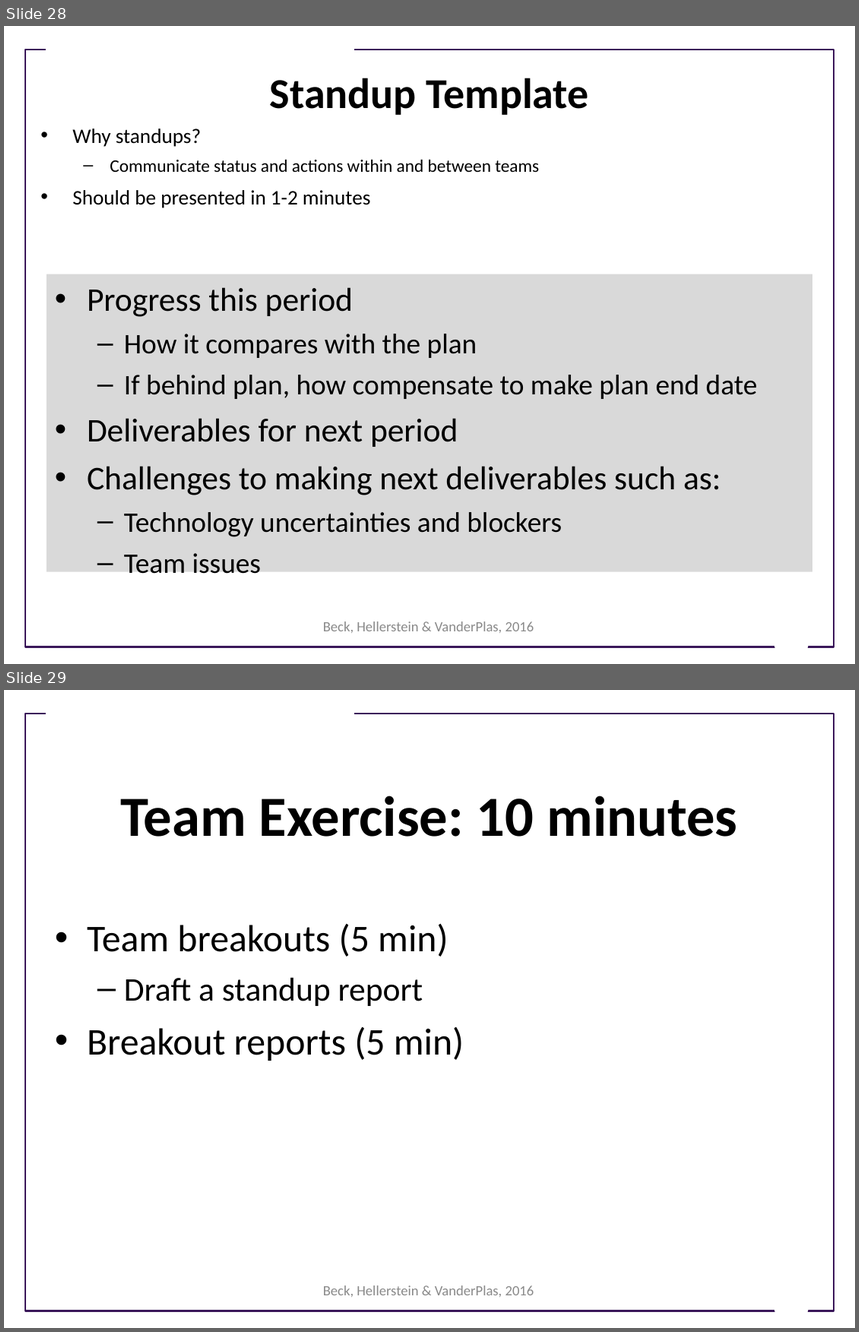
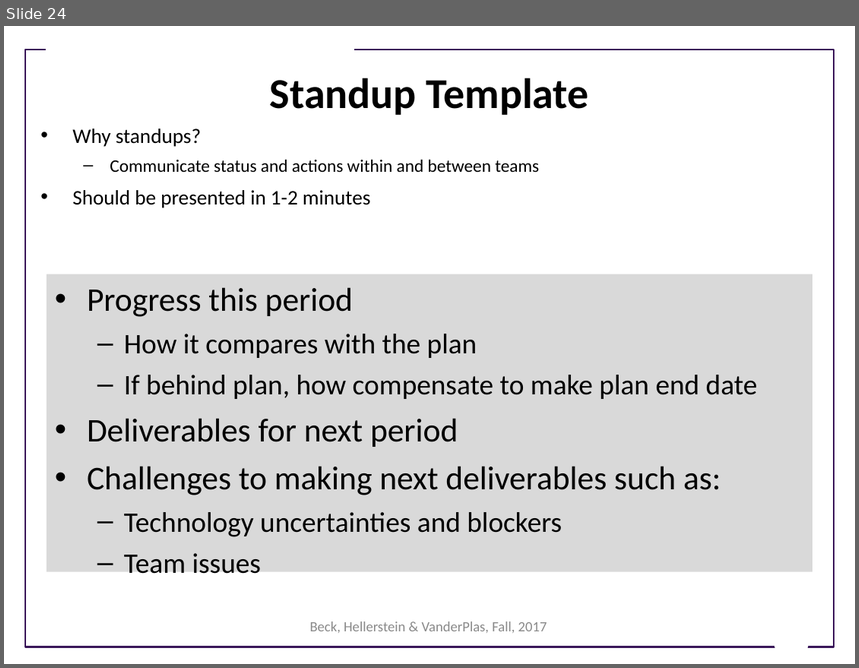
Before and after one commit to UWSEDS/LectureNotes, a slide deck: Working-in-Teams.ppt. Shown one above the other, each under a label of ours: slides 28 and 29 before the commit, slide 24 after it. The pictures are 859x1332 and 859x668 pixels, drawn with LibreOffice and Linux fonts; fonts in the diff are those of the drawing; background and template pictures are left out. Boxes give left, top, right and bottom in pixels: in the first picture for what was removed or moved away, otherwise in the second. Text is boxed around its words. In the diff, an @@ line names an element or a change of style, - is before the commit and + after.

Commit message:
Add team building

```diff
--- a/Working-in-Teams.ppt
+++ b/Working-in-Teams.ppt
@@ slide 29 removed at [4, 690, 855, 1328], background #FFFFFF; not listed: 3 template elements that a slide beside it also shows @@
@@ title removed at [120, 796, 737, 837] @@
-Team Exercise: 10 minutes
@@ text removed at [87, 923, 464, 1061] @@
-• Team breakouts (5 min)
-  – Draft a standup report
-• Breakout reports (5 min)
@@ text removed at [323, 1286, 534, 1297] @@
-Beck, Hellerstein & VanderPlas, 2016
@@ what was slide 28 is now slide 24 @@
@@ slide 24 changed as well @@
@@ text at [310, 622, 547, 633]: text changed @@
-Beck, Hellerstein & VanderPlas, 2016
+Beck, Hellerstein & VanderPlas, Fall, 2017
```
Also in this commit, not shown: 22 other slides changed, 5 slides added, 5 other slides removed.
